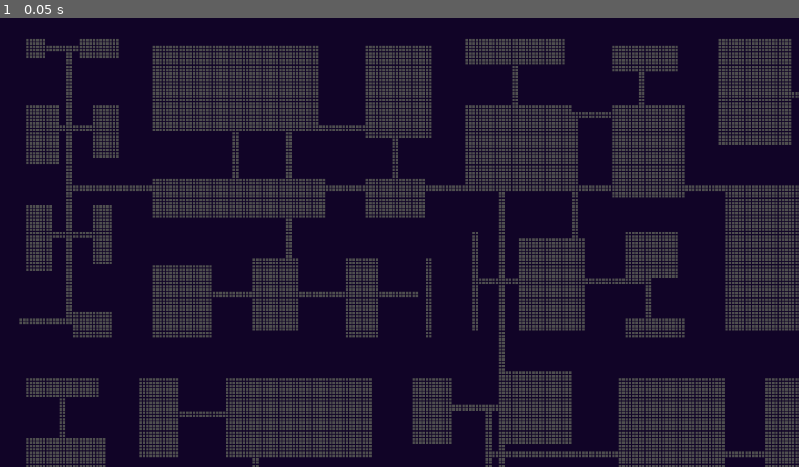
Above: before the commit, frame 1.
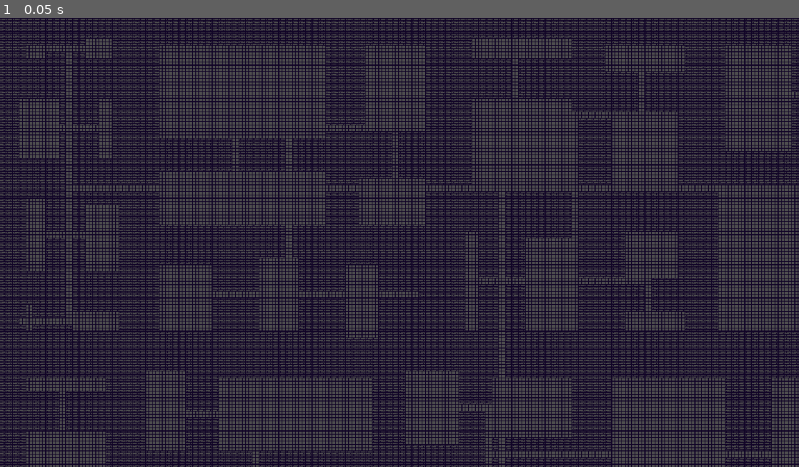
Above: after the commit, the same moment.

Repository: Hamblok0/Gremory
Game: Godot game, scene res://scenes/game.tscn
The game is run twice, just before and just after one commit, with the same random seed, the same clock (stepped at 60 frames per second) and the same inputs.
Inputs:
- Up to frame 1 (0.05 s): no input

The runs differ from the first frame. In frame 1, 30% of the frame differs, in the area x 0-100%, y 0-100%.

Commit message:
Added walls in map gen
- Racked my brain endlessly trying to figure out a clean way to add walls along all leaf's and corridors, realized it would just be easier to fill the map with walls and then just clear the cells wherever floors need to be placed
- This is not going to work if I end up making or finding wall textures that give better perspective (ie, vertical walls are just the tops of walls and horizontal walls have an illusion of depth) but whatever, will worry about that later

Diff:
--- a/scenes/game.tscn
+++ b/scenes/game.tscn
@@ -18,7 +18,7 @@
 visible = false
 color = Color(0.141176, 0.176471, 0.360784, 0.627451)
 
-[node name="Node2D" type="Node2D" parent="."]
+[node name="DungeonCreator" type="Node2D" parent="."]
 script = ExtResource("3_cfg7j")
 
 [node name="DebugCamera" type="Camera2D" parent="."]
--- a/scripts/dungeon_creator.gd
+++ b/scripts/dungeon_creator.gd
@@ -1,6 +1,6 @@
 extends Node2D
 
-@export var map_size: Vector2i = Vector2(500, 500)
+@export var map_size: Vector2i = Vector2i(150, 150)
 @export var room_max: Vector2i = Vector2(20, 20)
 @export var room_min: Vector2i = Vector2(5, 5)
 
@@ -10,7 +10,11 @@
 
 func _ready() -> void:
 	tilemap = get_node("../Tiles")
-	root_node = Leaf.new(Vector2i(0, 0), Vector2i(150, 150))
+	for x in range(map_size.x):
+		for y in range(map_size.y):
+			tilemap.set_cell(1, Vector2i(x, y), 0,Constants.atlas.wall1)
+
+	root_node = Leaf.new(Vector2i(0, 0), map_size)
 	root_node.split(5, paths)
 	queue_redraw()
 	pass
@@ -40,15 +44,21 @@
 		for x in range(leaf.size.x):
 			for y in range(leaf.size.y):
 				if not is_inside_padding(x, y, leaf, padding):
-					tilemap.set_cell(0, Vector2i(x + (leaf.position.x), y + leaf.position.y), 0, Constants.atlas.floor1)
+					var cell_pos: Vector2i = Vector2i(x + (leaf.position.x), y + leaf.position.y)
+					tilemap.erase_cell(1, cell_pos)
+					tilemap.set_cell(0, cell_pos, 0, Constants.atlas.floor1)
 
 		for path: Dictionary in paths:
 			if path['left'].y == path['right'].y:
 				for i in range(path['right'].x - path['left'].x):
-					tilemap.set_cell(0, Vector2i(path['left'].x as int + i, path['left'].y as int), 0, Constants.atlas.floor1)
+					var cell_pos: Vector2i = Vector2i(path['left'].x as int + i, path['left'].y as int)
+					tilemap.erase_cell(1, cell_pos)
+					tilemap.set_cell(0, cell_pos, 0, Constants.atlas.floor1)
 			else:
 				for i in range(path['right'].y - path['left'].y):
-					tilemap.set_cell(0, Vector2i(path['left'].x as int, path['left'].y as int + i), 0, Constants.atlas.floor1)
+					var cell_pos: Vector2i = Vector2i(path['left'].x as int, path['left'].y as int + i)
+					tilemap.erase_cell(1, cell_pos)
+					tilemap.set_cell(0, cell_pos, 0, Constants.atlas.floor1)
 	pass
 
 func is_inside_padding(x: int, y: int, leaf: Leaf, padding: Vector4i) -> bool:
